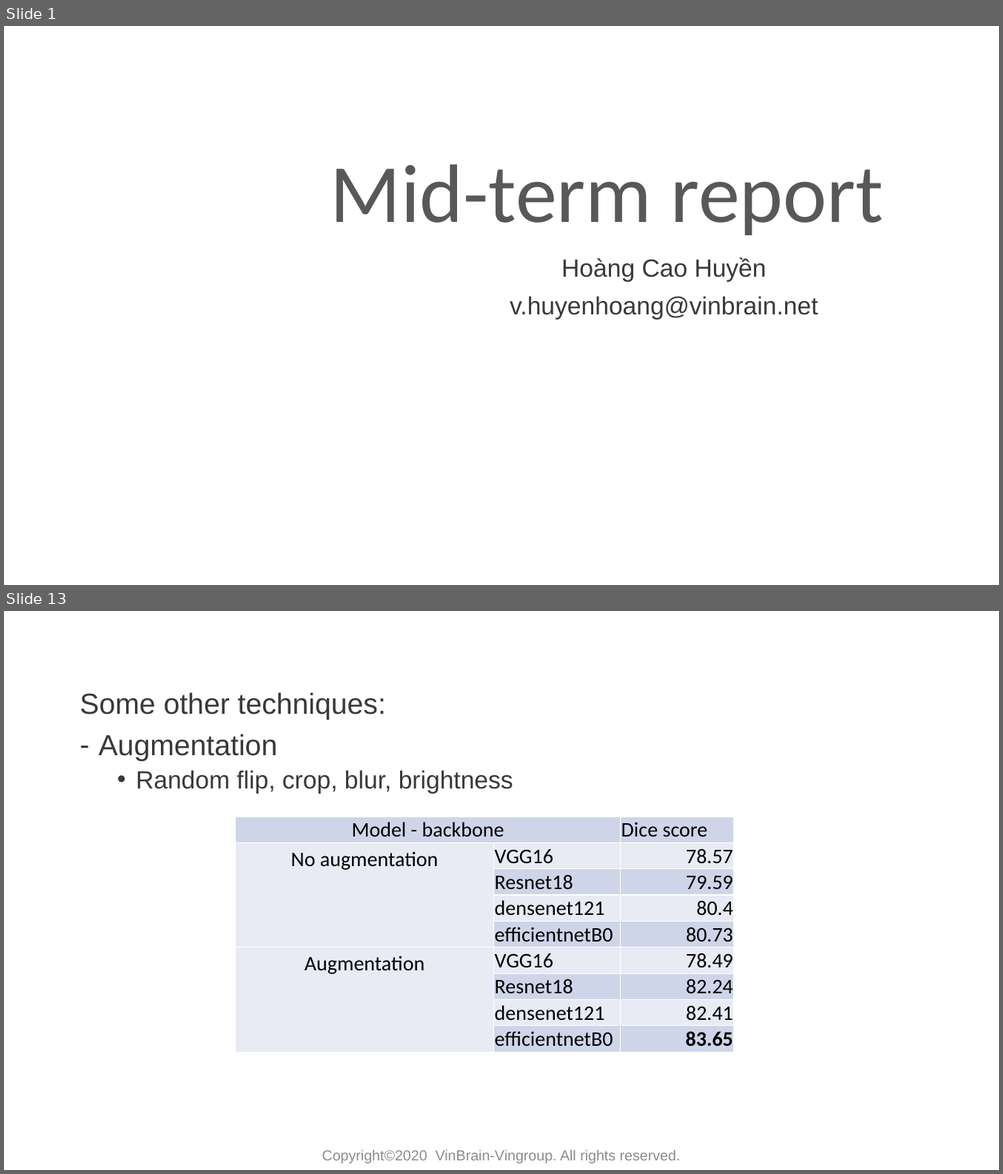
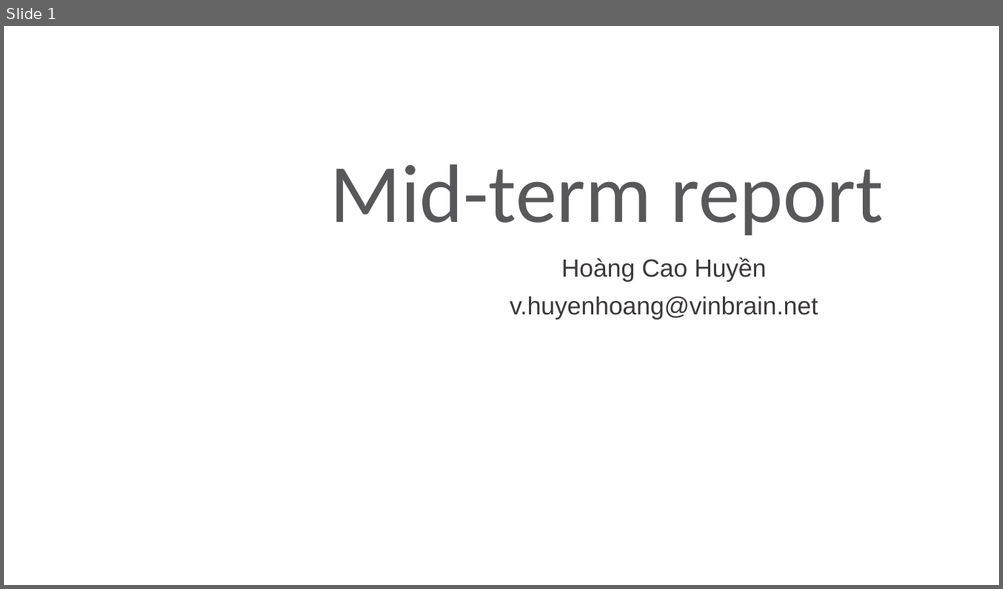
Before and after one commit to huyentls1114/vinbrain-internship, a slide deck: mid_term/mid_term.pptx. Shown one above the other, each under a label of ours: slides 1 and 13 before the commit, slide 1 after it; the slides between them are not shown. The pictures are 1003x1174 and 1003x589 pixels, drawn with LibreOffice and Linux fonts; fonts in the diff are those of the drawing; background and template pictures are left out. Boxes give left, top, right and bottom in pixels: in the first picture for what was removed or moved away, otherwise in the second. Text is boxed around its words. In the diff, an @@ line names an element or a change of style, - is before the commit and + after.

```diff
--- a/mid_term/mid_term.pptx
+++ b/mid_term/mid_term.pptx
@@ slide 13 removed at [4, 611, 999, 1170], background #FFFFFF @@
@@ title removed at [73, 612, 930, 679] @@
-Segmentation problem
@@ text removed at [79, 692, 513, 794] @@
-Some other techniques:
-– Augmentation
-  • Random flip, crop, blur, brightness
@@ table removed at [236, 817, 734, 1050], 9 rows, 3 columns @@
-Model - backbone |  | Dice score
-No augmentation | VGG16 | 78.57
- | Resnet18 | 79.59
- | densenet121 | 80.4
- | efficientnetB0 | 80.73
-Augmentation | VGG16 | 78.49
- | Resnet18 | 82.24
- | densenet121 | 82.41
- | efficientnetB0 | 83.65
@@ text removed at [322, 1150, 680, 1164] @@
-Copyright©2020 VinBrain-Vingroup. All rights reserved.
```
Also in this commit, not shown: 8 slides changed, 5 slides added, 5 other slides removed, 5 other files.
